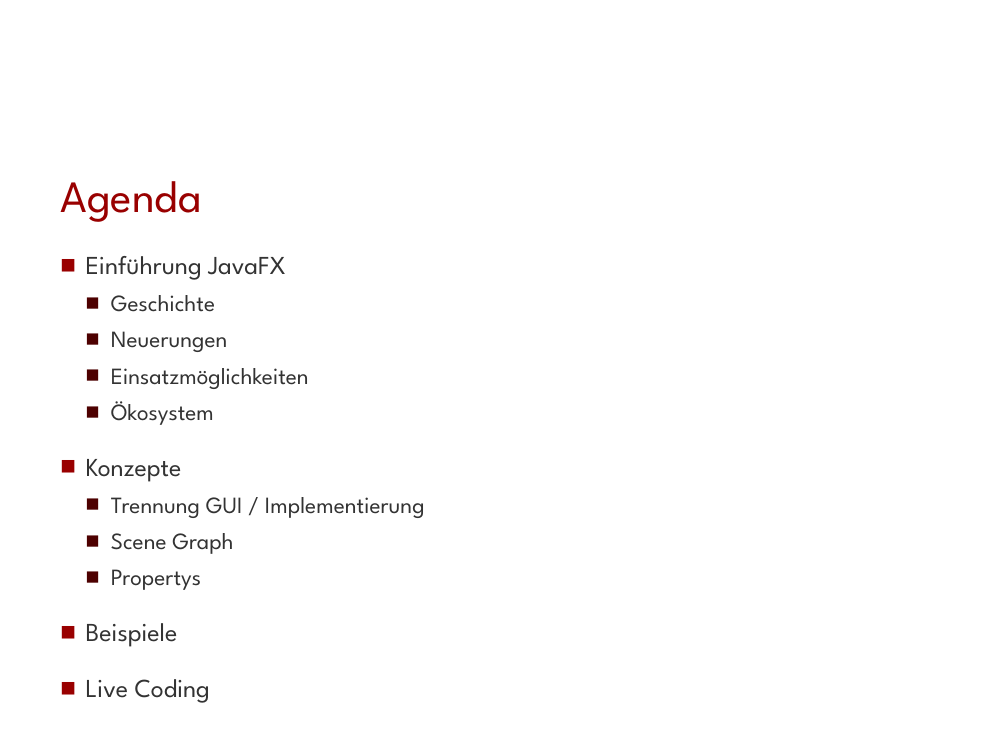
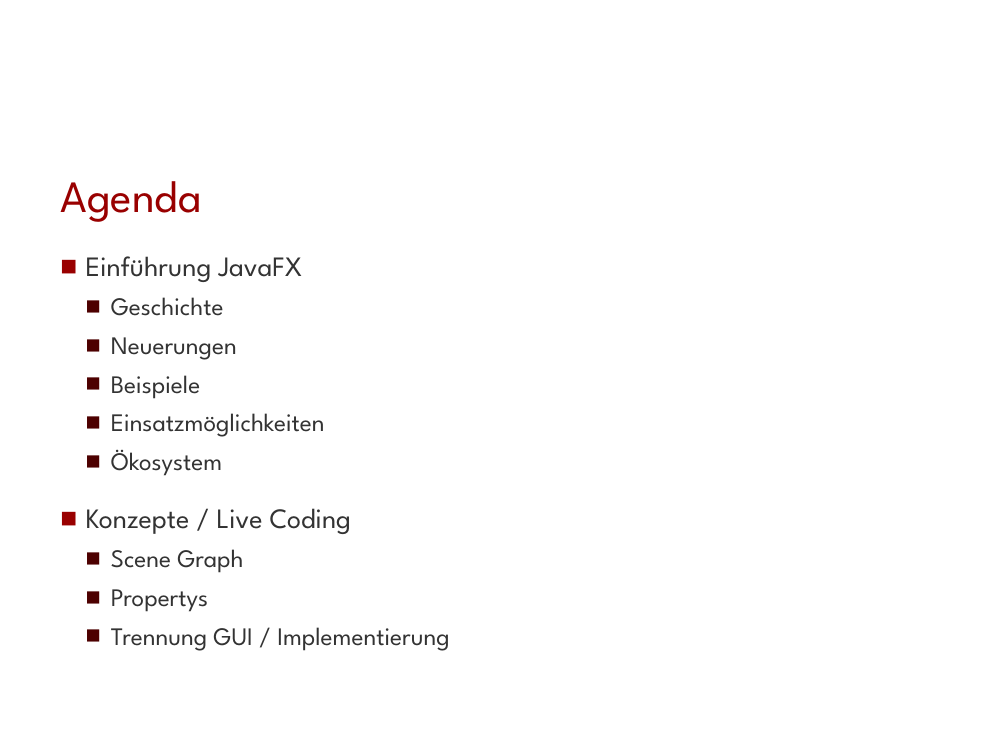
Before and after one commit to Morkunas/jfxusergroup, a slide deck: slide 2 of JavaFX-UserGroup.pptx. Drawn at 1008x756 pixels with LibreOffice and Linux fonts; fonts in the diff are those of the drawing; background and template pictures are left out. Boxes give left, top, right and bottom in pixels: in the first picture for what was removed or moved away, otherwise in the second. Text is boxed around its words. In the diff, an @@ line names an element or a change of style, - is before the commit and + after.

```diff
--- a/JavaFX-UserGroup.pptx
+++ b/JavaFX-UserGroup.pptx
@@ text at bbox=[86, 256, 325, 612]: size 18.5 to 20 pt in "Einführung JavaFX"; size 16.6 to 18 pt in "Geschichte", "Neuerungen", "Einsatzmöglichkeiten", "Ökosystem" and 2 more places @@
@@ text at bbox=[111, 375, 200, 399]: paragraph added @@
+  ■ Beispiele
@@ text at bbox=[86, 508, 352, 534]: text changed; size 16.6 to 20 pt @@
-■ Konzepte
-  ■ Trennung GUI / Implementierung
+■ Konzepte / Live Coding
@@ text at bbox=[111, 627, 449, 651]: text changed; size 18.5 to 18 pt @@
-■ Beispiele
-■ Live Coding
+  ■ Trennung GUI / Implementierung
```
Also in this commit, not shown: 2 slides added.
